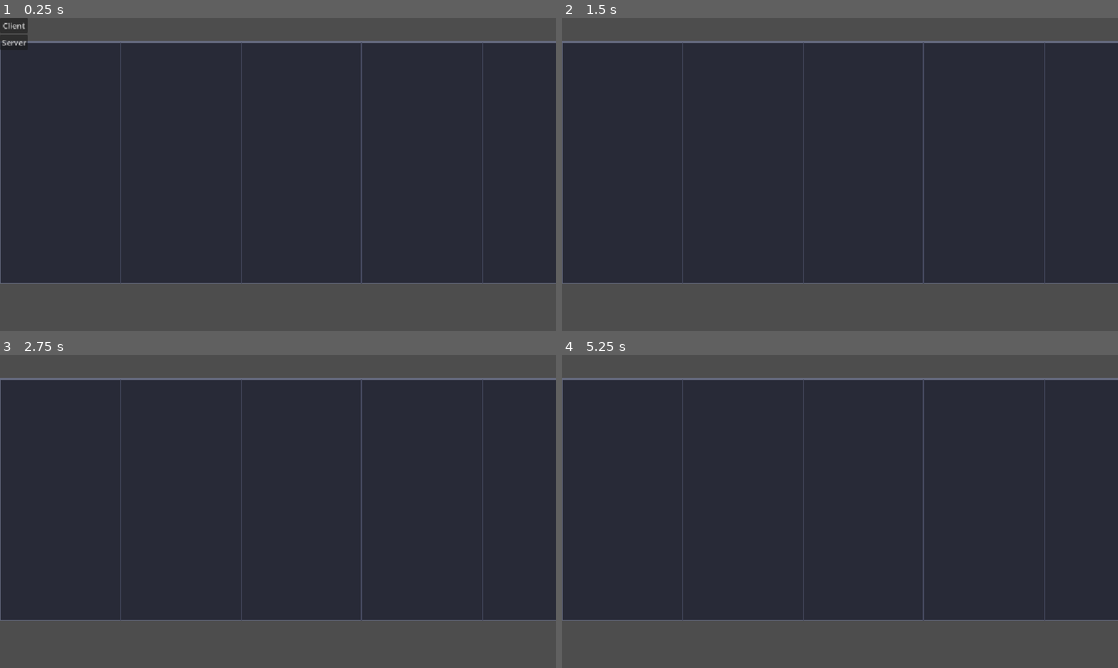
Above: before the commit, frames 1-4 (two rows, left to right).
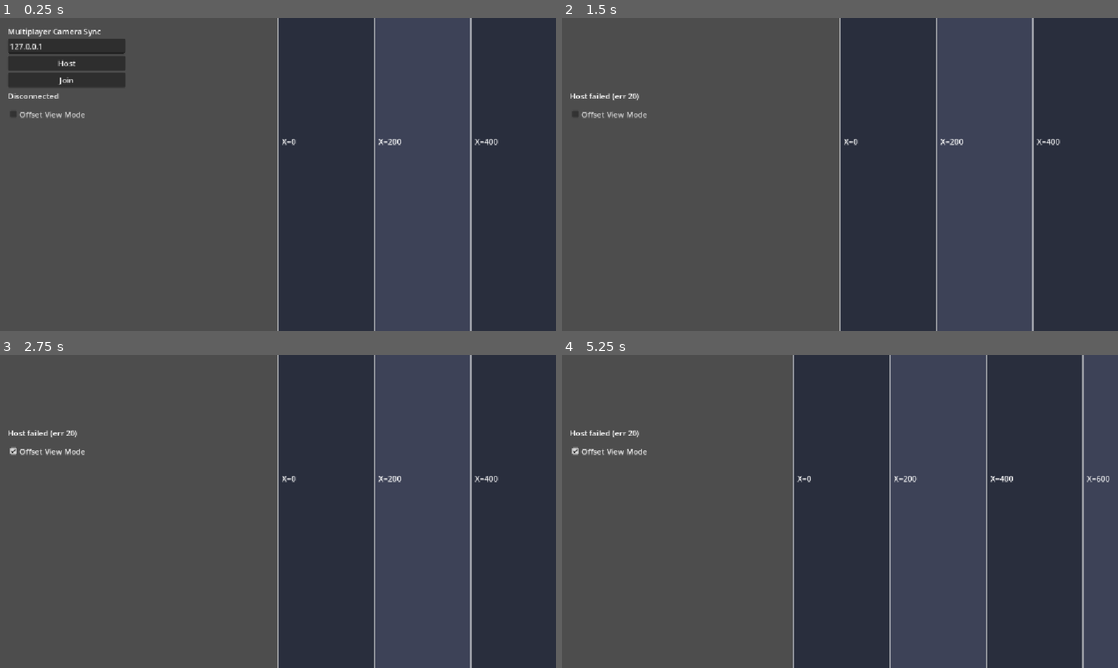
Above: after the commit, the same moments.

Repository: MarkLorens/SpaceOpurrator
Game: Godot game, scene res://scenes/main.tscn
Two runs of this game, one before a commit and one after it. Both use one fixed random seed, a clock stepped at 60 frames per second and the inputs below. Before the commit the project starts from res://scenes/network_example.tscn.
Inputs (mouse positions are in pixels of both pictures, inside the frame that each line leads up to):
- Up to frame 1 (0.25 s): no input
- Up to frame 2 (1.5 s): click (578, 24) at 0.5 s, where only the run before the commit has a clickable "Client"; click (628, 61) at 1.25 s, where only the run after the commit has a clickable "Host"
- Up to frame 3 (2.75 s): click (55, 452) at 2 s, where only the run after the commit has a clickable "Offset View Mode"
- Up to frame 4 (5.25 s): tap Enter at 2.75, 4.25 s; move the mouse to (962, 495) at 2.77 s; hold Right (ui_right) 2.78-3.5 s; click (962, 495) at 2.92 s; tap Space at 3.5, 5 s; drag from (728, 527) to (812, 574) at 3.52 s; move the mouse to (895, 442) at 4.27 s; hold Right (ui_right) 4.28-5 s; click (895, 442) at 4.42 s; drag from (812, 574) to (673, 464) at 5.02 s

The runs differ from the first frame. In frame 1, 58% of the frame differs, in the area x 0-100%, y 0-100%; in frame 2, 60%; in frame 3, 60%; in frame 4, 59%.

Commit message:
new

Diff:
--- /dev/null
+++ b/node_2d.tscn
@@ -0,0 +1,3 @@
+[gd_scene format=3 uid="uid://cafjc5tmaybjc"]
+
+[node name="Node2D" type="Node2D" unique_id=1249695900]
--- a/project.godot
+++ b/project.godot
@@ -10,19 +10,20 @@
 
 [application]
 
-config/name="MultiplayerTesting"
-run/main_scene="uid://dhl3iaf4o8bn"
-config/features=PackedStringArray("4.7", "Mobile")
+config/name="MultipeerGodotTest"
+run/main_scene="res://scenes/main.tscn"
+config/features=PackedStringArray("4.7", "Forward Plus")
 config/icon="res://icon.svg"
 
 [autoload]
 
-NetworkHandler="*uid://cwd4dkshtj6ie"
+NetworkManager="*res://scripts/network_manager.gd"
 
 [display]
 
 window/stretch/mode="canvas_items"
 window/stretch/aspect="expand"
+window/handheld/orientation="landscape"
 
 [physics]
 
@@ -31,4 +32,4 @@
 [rendering]
 
 rendering_device/driver.windows="d3d12"
-renderer/rendering_method="mobile"
+textures/vram_compression/import_etc2_astc=true
--- a/scenes/level.tscn
+++ /dev/null
@@ -1,29 +0,0 @@
-[gd_scene format=3 uid="uid://bbuajs42h2k67"]
-
-[ext_resource type="Script" uid="uid://csnogeyaordhr" path="res://scirpts/level.gd" id="1_2q6dc"]
-
-[node name="Control" type="Control" unique_id=108683767]
-layout_mode = 3
-anchors_preset = 15
-anchor_right = 1.0
-anchor_bottom = 1.0
-grow_horizontal = 2
-grow_vertical = 2
-script = ExtResource("1_2q6dc")
-
-[node name="VBoxContainer" type="VBoxContainer" parent="." unique_id=1083902254]
-layout_mode = 0
-offset_right = 40.0
-offset_bottom = 40.0
-
-[node name="Client" type="Button" parent="VBoxContainer" unique_id=1771325358]
-layout_mode = 2
-text = "Client
-"
-
-[node name="Server" type="Button" parent="VBoxContainer" unique_id=790537374]
-layout_mode = 2
-text = "Server"
-
-[connection signal="pressed" from="VBoxContainer/Client" to="." method="_on_client_pressed"]
-[connection signal="pressed" from="VBoxContainer/Server" to="." method="_on_server_pressed"]
--- /dev/null
+++ b/scenes/main.tscn
@@ -0,0 +1,54 @@
+[gd_scene load_steps=3 format=3 uid="uid://bqxk8h2m5t7yf"]
+
+[ext_resource type="Script" path="res://scripts/main.gd" id="1_main"]
+[ext_resource type="PackedScene" path="res://scenes/world.tscn" id="2_world"]
+
+[node name="Main" type="Control"]
+layout_mode = 3
+anchors_preset = 15
+anchor_right = 1.0
+anchor_bottom = 1.0
+grow_horizontal = 2
+grow_vertical = 2
+script = ExtResource("1_main")
+
+[node name="World" parent="." instance=ExtResource("2_world")]
+
+[node name="UI" type="CanvasLayer" parent="."]
+
+[node name="ConnectionPanel" type="VBoxContainer" parent="UI"]
+offset_left = 16.0
+offset_top = 16.0
+offset_right = 260.0
+offset_bottom = 140.0
+
+[node name="TitleLabel" type="Label" parent="UI/ConnectionPanel"]
+layout_mode = 2
+text = "Multiplayer Camera Sync"
+
+[node name="IPEdit" type="LineEdit" parent="UI/ConnectionPanel"]
+layout_mode = 2
+placeholder_text = "127.0.0.1"
+text = "127.0.0.1"
+
+[node name="HostButton" type="Button" parent="UI/ConnectionPanel"]
+layout_mode = 2
+text = "Host"
+
+[node name="JoinButton" type="Button" parent="UI/ConnectionPanel"]
+layout_mode = 2
+text = "Join"
+
+[node name="StatusLabel" type="Label" parent="UI"]
+offset_left = 16.0
+offset_top = 150.0
+offset_right = 300.0
+offset_bottom = 174.0
+text = "Disconnected"
+
+[node name="OffsetModeCheckBox" type="CheckBox" parent="UI"]
+offset_left = 16.0
+offset_top = 184.0
+offset_right = 220.0
+offset_bottom = 208.0
+text = "Offset View Mode"
--- a/scenes/network_example.tscn
+++ /dev/null
@@ -1,20 +0,0 @@
-[gd_scene load_steps=5 format=3 uid="uid://dhl3iaf4o8bn"]
-
-[ext_resource type="PackedScene" uid="uid://bbuajs42h2k67" path="res://scenes/level.tscn" id="1_yuolt"]
-[ext_resource type="Script" uid="uid://dk77r07cqi6ec" path="res://scirpts/multiplayer_spawner.gd" id="2_h0xkj"]
-[ext_resource type="PackedScene" uid="uid://duelrwt8uoywj" path="res://scenes/player_node.tscn" id="3_h0xkj"]
-[ext_resource type="Script" path="res://scirpts/map_strip.gd" id="4_map"]
-
-[node name="Node2D" type="Node2D"]
-
-[node name="Map" type="Node2D" parent="."]
-position = Vector2(0, 300)
-script = ExtResource("4_map")
-
-[node name="HighLevelUI" parent="." instance=ExtResource("1_yuolt")]
-
-[node name="MultiplayerSpawner" type="MultiplayerSpawner" parent="."]
-_spawnable_scenes = PackedStringArray("uid://duelrwt8uoywj")
-spawn_path = NodePath("..")
-script = ExtResource("2_h0xkj")
-network_player = ExtResource("3_h0xkj")
--- a/scenes/player_node.tscn
+++ /dev/null
@@ -1,26 +0,0 @@
-[gd_scene load_steps=4 format=3 uid="uid://duelrwt8uoywj"]
-
-[ext_resource type="Script" uid="uid://bll6i5w6ugrcy" path="res://scirpts/player_node.gd" id="1_0upji"]
-
-[sub_resource type="CircleShape2D" id="CircleShape2D_lu0y3"]
-radius = 40.0
-
-[sub_resource type="SceneReplicationConfig" id="SceneReplicationConfig_f5igj"]
-properties/0/path = NodePath(".:position")
-properties/0/spawn = true
-properties/0/replication_mode = 1
-
-[node name="PlayerNode" type="CharacterBody2D"]
-script = ExtResource("1_0upji")
-
-[node name="CollisionShape2D" type="CollisionShape2D" parent="."]
-shape = SubResource("CircleShape2D_lu0y3")
-
-[node name="Camera2D" type="Camera2D" parent="."]
-limit_left = 0
-limit_top = 0
-limit_right = 4000
-limit_bottom = 600
-
-[node name="MultiplayerSynchronizer" type="MultiplayerSynchronizer" parent="."]
-replication_config = SubResource("SceneReplicationConfig_f5igj")
--- /dev/null
+++ b/scenes/world.tscn
@@ -0,0 +1,13 @@
+[gd_scene load_steps=3 format=3 uid="uid://c8n2vjq1w3l4a"]
+
+[ext_resource type="Script" path="res://scripts/world.gd" id="1_world"]
+[ext_resource type="Script" path="res://scripts/synced_camera.gd" id="2_camera"]
+
+[node name="World" type="Node2D"]
+script = ExtResource("1_world")
+
+[node name="Camera2D" type="Camera2D" parent="."]
+position = Vector2(0, 0)
+zoom = Vector2(1, 1)
+current = true
+script = ExtResource("2_camera")
--- a/scirpts/level.gd
+++ /dev/null
@@ -1,17 +0,0 @@
-extends Control
-
-# NOTE: the two handlers used to be swapped. Client button -> client, Server -> server.
-
-func _on_client_pressed() -> void:
-	NetworkHandler.start_client()
-	_hide_menu()
-
-
-func _on_server_pressed() -> void:
-	NetworkHandler.start_server()
-	_hide_menu()
-
-
-func _hide_menu() -> void:
-	# Hide the connect buttons once we're in so they don't cover the strip.
-	$VBoxContainer.hide()
--- a/scirpts/map_strip.gd
+++ /dev/null
@@ -1,18 +0,0 @@
-extends Node2D
-
-# A simple long horizontal strip so movement along the map is easy to see.
-const LENGTH: float = 4000.0
-const HEIGHT: float = 500.0
-const MARKER_STEP: float = 250.0
-
-func _draw() -> void:
-	var top: float = -HEIGHT * 0.5
-	# Strip band.
-	draw_rect(Rect2(0.0, top, LENGTH, HEIGHT), Color("282a37"))
-	# Border.
-	draw_rect(Rect2(0.0, top, LENGTH, HEIGHT), Color("666b80"), false, 3.0)
-	# Vertical distance markers so you can perceive movement along the strip.
-	var x: float = MARKER_STEP
-	while x < LENGTH:
-		draw_line(Vector2(x, top), Vector2(x, top + HEIGHT), Color("474b61"), 2.0)
-		x += MARKER_STEP
--- a/scirpts/multiplayer_spawner.gd
+++ /dev/null
@@ -1,26 +0,0 @@
-extends MultiplayerSpawner
-
-@export var network_player: PackedScene
-
-var _spawn_count: int = 0
-
-func _ready() -> void:
-	# Remote peers connecting -> spawn a circle for them.
-	multiplayer.peer_connected.connect(spawn_player)
-	# The host connecting to itself -> spawn the host's own circle.
-	NetworkHandler.server_started.connect(_on_server_started)
-
-func _on_server_started() -> void:
-	spawn_player(multiplayer.get_unique_id())
-
-func spawn_player(id: int) -> void:
-	# Only the server owns spawning; clients receive the circles via replication.
-	if not multiplayer.is_server(): return
-
-	var player: Node = network_player.instantiate()
-	player.name = str(id)
-	# Line the circles up along the strip so they don't stack on spawn.
-	player.position = Vector2(500.0 + _spawn_count * 200.0, 300.0)
-	_spawn_count += 1
-
-	get_node(spawn_path).add_child(player, true)
--- a/scirpts/network_handler.gd
+++ /dev/null
@@ -1,27 +0,0 @@
-extends Node
-
-signal server_started
-
-var peer: ENetMultiplayerPeer
-const IP_ADDRESS: String = "localhost"
-const PORT: int = 42069
-const MAX_PLAYER: int = 2
-
-func start_server() -> void:
-	peer = ENetMultiplayerPeer.new()
-	var err: int = peer.create_server(PORT, MAX_PLAYER)
-	if err != OK:
-		push_error("Failed to create server: %d" % err)
-		return
-	multiplayer.multiplayer_peer = peer
-	# Let the spawner know the host is up so it can spawn the host's own circle.
-	server_started.emit()
-
-
-func start_client() -> void:
-	peer = ENetMultiplayerPeer.new()
-	var err: int = peer.create_client(IP_ADDRESS, PORT)
-	if err != OK:
-		push_error("Failed to create client: %d" % err)
-		return
-	multiplayer.multiplayer_peer = peer
--- a/scirpts/player_node.gd
+++ /dev/null
@@ -1,27 +0,0 @@
-extends CharacterBody2D
-
-const SPEED: float = 300.0
-const RADIUS: float = 40.0
-
-@onready var camera: Camera2D = $Camera2D
-
-func _enter_tree() -> void:
-	# Authority = the peer whose id matches this node's name (set by the spawner).
-	set_multiplayer_authority(name.to_int())
-
-func _ready() -> void:
-	# Only the local player's camera follows; the remote circle is just watched.
-	if is_multiplayer_authority():
-		camera.make_current()
-	queue_redraw()
-
-func _draw() -> void:
-	# Blue = the circle you control, red = the other player's circle.
-	var col: Color = Color("4a90e2") if is_multiplayer_authority() else Color("e2574a")
-	draw_circle(Vector2.ZERO, RADIUS, col)
-
-func _physics_process(_delta: float) -> void:
-	if not is_multiplayer_authority(): return
-
-	velocity = Input.get_vector("ui_left", "ui_right", "ui_up", "ui_down") * SPEED
-	move_and_slide()
--- /dev/null
+++ b/scripts/main.gd
@@ -0,0 +1,42 @@
+extends Control
+## Main scene controller: wires the Host/Join UI, connection status display,
+## and the Offset Mode toggle to NetworkManager and the shared world's camera.
+
+@onready var connection_panel: VBoxContainer = $UI/ConnectionPanel
+@onready var ip_edit: LineEdit = $UI/ConnectionPanel/IPEdit
+@onready var host_button: Button = $UI/ConnectionPanel/HostButton
+@onready var join_button: Button = $UI/ConnectionPanel/JoinButton
+@onready var status_label: Label = $UI/StatusLabel
+@onready var offset_checkbox: CheckBox = $UI/OffsetModeCheckBox
+@onready var camera: Camera2D = $World/Camera2D
+
+
+func _ready() -> void:
+	host_button.pressed.connect(_on_host_pressed)
+	join_button.pressed.connect(_on_join_pressed)
+	offset_checkbox.toggled.connect(_on_offset_toggled)
+	NetworkManager.status_changed.connect(_on_status_changed)
+	_on_status_changed(NetworkManager.status)
+
+
+func _on_host_pressed() -> void:
+	NetworkManager.host_game()
+	camera.set_screen_index(0)
+	connection_panel.visible = false
+
+
+func _on_join_pressed() -> void:
+	var address := ip_edit.text.strip_edges()
+	if address.is_empty():
+		address = "127.0.0.1"
+	NetworkManager.join_game(address)
+	camera.set_screen_index(1)
+	connection_panel.visible = false
+
+
+func _on_status_changed(status: String) -> void:
+	status_label.text = status
+
+
+func _on_offset_toggled(enabled: bool) -> void:
+	camera.set_offset_mode(enabled)
--- /dev/null
+++ b/scripts/network_manager.gd
@@ -0,0 +1,90 @@
+extends Node
+## Autoload singleton (NetworkManager).
+## Owns the ENetMultiplayerPeer connection for a simple 2-player LAN session
+## and exposes a human-readable status string for the UI to display.
+
+const PORT := 8999
+const MAX_CLIENTS := 1  # Total session size is host + 1 client = 2 players.
+
+enum Role { NONE, HOST, CLIENT }
+
+signal status_changed(status_text: String)
+
+var role: Role = Role.NONE
+
+var status: String = "Disconnected":
+	set(value):
+		status = value
+		status_changed.emit(status)
+
+
+func _ready() -> void:
+	multiplayer.peer_connected.connect(_on_peer_connected)
+	multiplayer.peer_disconnected.connect(_on_peer_disconnected)
+	multiplayer.connected_to_server.connect(_on_connected_to_server)
+	multiplayer.connection_failed.connect(_on_connection_failed)
+	multiplayer.server_disconnected.connect(_on_server_disconnected)
+
+
+func host_game() -> void:
+	var peer := ENetMultiplayerPeer.new()
+	var err := peer.create_server(PORT, MAX_CLIENTS)
+	if err != OK:
+		status = "Host failed (err %d)" % err
+		return
+	multiplayer.multiplayer_peer = peer
+	role = Role.HOST
+	status = "Hosting on %s:%d" % [_get_local_ip(), PORT]
+
+
+func join_game(address: String) -> void:
+	var peer := ENetMultiplayerPeer.new()
+	var err := peer.create_client(address, PORT)
+	if err != OK:
+		status = "Join failed (err %d)" % err
+		return
+	multiplayer.multiplayer_peer = peer
+	role = Role.CLIENT
+	status = "Connecting to %s..." % address
+
+
+func disconnect_game() -> void:
+	if multiplayer.multiplayer_peer:
+		multiplayer.multiplayer_peer.close()
+		multiplayer.multiplayer_peer = null
+	role = Role.NONE
+	status = "Disconnected"
+
+
+func _on_peer_connected(id: int) -> void:
+	if role == Role.HOST:
+		status = "Connected as Host (peer %d joined)" % id
+
+
+func _on_peer_disconnected(id: int) -> void:
+	status = "Peer %d disconnected" % id
+
+
+func _on_connected_to_server() -> void:
+	status = "Connected as Client"
+
+
+func _on_connection_failed() -> void:
+	status = "Connection failed"
+	multiplayer.multiplayer_peer = null
+	role = Role.NONE
+
+
+func _on_server_disconnected() -> void:
+	status = "Host disconnected"
+	multiplayer.multiplayer_peer = null
+	role = Role.NONE
+
+
+## Best-effort guess at this device's Wi-Fi LAN address, so the host can read
+## it off-screen instead of digging through iOS Settings > Wi-Fi.
+func _get_local_ip() -> String:
+	for address in IP.get_local_addresses():
+		if address.begins_with("192.168.") or address.begins_with("10.") or address.begins_with("172."):
+			return address
+	return "<unknown IP>"
--- /dev/null
+++ b/scripts/synced_camera.gd
@@ -0,0 +1,141 @@
+extends Camera2D
+## Camera2D that stays in sync across both connected peers.
+##
+## Whichever peer drags updates its own position immediately (for a responsive
+## feel) and relays the new X to the other peer over an unreliable-ordered RPC.
+## The receiving peer lerps toward that value each frame to smooth out network
+## tick jitter instead of snapping.
+##
+## Offset Mode: when enabled, this instance shifts its rendered position by
+## screen_index * viewport_width, so a host (index 0) and a client (index 1)
+## sitting side by side render as one continuous panorama instead of both
+## showing the same patch of world.
+##
+## Haptics: every initial touch/click buzzes this device immediately and is
+## relayed to the other peer so it buzzes too — a physical way to feel the
+## network round-trip alongside the visual lerp.
+
+@export var lerp_speed := 12.0
+@export var world_min_x := 0.0
+@export var world_max_x := 3000.0
+@export var haptic_duration_ms := 20
+
+var master_x: float = 0.0   # Authoritative shared world X, no offset applied.
+var display_x: float = 0.0  # Smoothed value actually written to position.x.
+var is_dragging := false
+var offset_mode := false
+var screen_index := 0       # 0 = host / left screen, 1 = client / right screen.
+
+
+func _ready() -> void:
+	master_x = position.x
+	display_x = position.x
+
+
+func _input(event: InputEvent) -> void:
+	# Using _input (not _unhandled_input) is deliberate: it fires before the GUI
+	# system routes the event to Controls, so a decorative Control-based node
+	# (e.g. ColorRect, which defaults to mouse_filter = STOP) can never swallow
+	# a drag before it reaches the camera. This keeps panning working across
+	# the entire world width, not just the gaps between UI elements.
+	if event is InputEventScreenDrag:
+		_apply_drag(-event.relative.x)
+		get_viewport().set_input_as_handled()
+	elif event is InputEventScreenTouch:
+		is_dragging = event.pressed
+		if event.pressed:
+			_on_local_click()
+	elif event is InputEventMouseButton:
+		if event.button_index == MOUSE_BUTTON_LEFT:
+			is_dragging = event.pressed
+			if event.pressed:
+				_on_local_click()
+	elif event is InputEventMouseMotion:
+		if is_dragging and (event.button_mask & MOUSE_BUTTON_MASK_LEFT):
+			_apply_drag(-event.relative.x)
+			get_viewport().set_input_as_handled()
+
+
+func _apply_drag(delta_x: float) -> void:
+	master_x = clamp(master_x + delta_x, world_min_x, world_max_x)
+	display_x = master_x  # No lerp on the dragging side: keep local input snappy.
+	_broadcast_camera_x(master_x)
+
+
+func _process(delta: float) -> void:
+	if not is_dragging:
+		display_x = lerp(display_x, master_x, clampf(delta * lerp_speed, 0.0, 1.0))
+	var offset := (screen_index * get_viewport_rect().size.x) if offset_mode else 0.0
+	position.x = display_x + offset
+
+
+func set_offset_mode(enabled: bool) -> void:
+	offset_mode = enabled
+
+
+func set_screen_index(index: int) -> void:
+	screen_index = index
+
+
+func _on_local_click() -> void:
+	Input.vibrate_handheld(haptic_duration_ms)
+	_broadcast_click()
+
+
+# --- Networking ---
+# ENet's high-level API only connects clients directly to the server (star
+# topology), so a client can never RPC another client. A client always sends
+# to the server (peer id 1), and the server is the only side that can
+# broadcast onward to every other connected peer.
+
+func _broadcast_camera_x(x: float) -> void:
+	if multiplayer.multiplayer_peer == null:
+		return
+	if multiplayer.is_server():
+		receive_camera_x.rpc(x)
+	else:
+		client_dragged.rpc_id(1, x)
+
+
+@rpc("any_peer", "call_remote", "unreliable_ordered")
+func client_dragged(x: float) -> void:
+	if not multiplayer.is_server():
+		return
+	# Don't let an incoming update clobber a drag in progress on this side —
+	# local input stays authoritative for this device until the touch lifts.
+	if is_dragging:
+		return
+	master_x = x
+	receive_camera_x.rpc(x)
+
+
+@rpc("any_peer", "call_remote", "unreliable_ordered")
+func receive_camera_x(x: float) -> void:
+	# Same guard: without this, the server's broadcast echoes back to the very
+	# peer that just sent the drag, and a slightly-stale echo can yank that
+	# peer's own camera backward mid-drag — a visible stutter on the side
+	# that's actively touching the screen.
+	if is_dragging:
+		return
+	master_x = x
+
+
+func _broadcast_click() -> void:
+	if multiplayer.multiplayer_peer == null:
+		return
+	if multiplayer.is_server():
+		receive_click.rpc()
+	else:
+		client_clicked.rpc_id(1)
+
+
+@rpc("any_peer", "call_remote", "reliable")
+func client_clicked() -> void:
+	if not multiplayer.is_server():
+		return
+	receive_click.rpc()
+
+
+@rpc("any_peer", "call_remote", "reliable")
+func receive_click() -> void:
+	Input.vibrate_handheld(haptic_duration_ms)
--- /dev/null
+++ b/scripts/world.gd
@@ -0,0 +1,52 @@
+extends Node2D
+## Builds the shared continuous 2D world: a wide horizontal strip with
+## alternating background stripes plus a numbered vertical line every 200px,
+## so panning/scrolling is immediately noticeable on both connected screens.
+
+const WORLD_WIDTH := 3000.0
+const MARK_SPACING := 200.0
+const STRIPE_HEIGHT := 2000.0
+
+@onready var camera: Camera2D = $Camera2D
+
+
+func _ready() -> void:
+	camera.world_min_x = 0.0
+	camera.world_max_x = WORLD_WIDTH
+	_generate_landmarks()
+	camera.make_current()
+
+
+func _generate_landmarks() -> void:
+	var landmarks := Node2D.new()
+	landmarks.name = "Landmarks"
+	add_child(landmarks)
+
+	var x := 0.0
+	var i := 0
+	while x <= WORLD_WIDTH:
+		# Alternating background stripe: unmistakable when the camera pans.
+		var stripe := ColorRect.new()
+		stripe.size = Vector2(MARK_SPACING, STRIPE_HEIGHT)
+		stripe.position = Vector2(x, -STRIPE_HEIGHT / 2.0)
+		stripe.color = Color(0.16, 0.18, 0.24) if i % 2 == 0 else Color(0.24, 0.26, 0.34)
+		stripe.mouse_filter = Control.MOUSE_FILTER_IGNORE  # Decoration only: never eat drag input.
+		landmarks.add_child(stripe)
+
+		# Vertical marker line at every 200px world-space increment.
+		var line := Line2D.new()
+		line.points = PackedVector2Array([
+			Vector2(x, -STRIPE_HEIGHT / 2.0), Vector2(x, STRIPE_HEIGHT / 2.0)
+		])
+		line.width = 3.0
+		line.default_color = Color(1, 1, 1, 0.5)
+		landmarks.add_child(line)
+
+		# Label showing the world X coordinate at this marker.
+		var label := Label.new()
+		label.text = "X=%d" % int(x)
+		label.position = Vector2(x + 8, -80)
+		landmarks.add_child(label)
+
+		x += MARK_SPACING
+		i += 1
Not shown, added: export_presets.cfg
Not shown, changed: icon.svg.import
Not shown, removed: scirpts/level.gd.uid
Not shown, removed: scirpts/map_strip.gd.uid
Not shown, removed: scirpts/multiplayer_spawner.gd.uid
Not shown, removed: scirpts/network_handler.gd.uid
Not shown, removed: scirpts/player_node.gd.uid
Not shown, added: scripts/main.gd.uid
Not shown, added: scripts/network_manager.gd.uid
Not shown, added: scripts/synced_camera.gd.uid
Not shown, added: scripts/world.gd.uid
